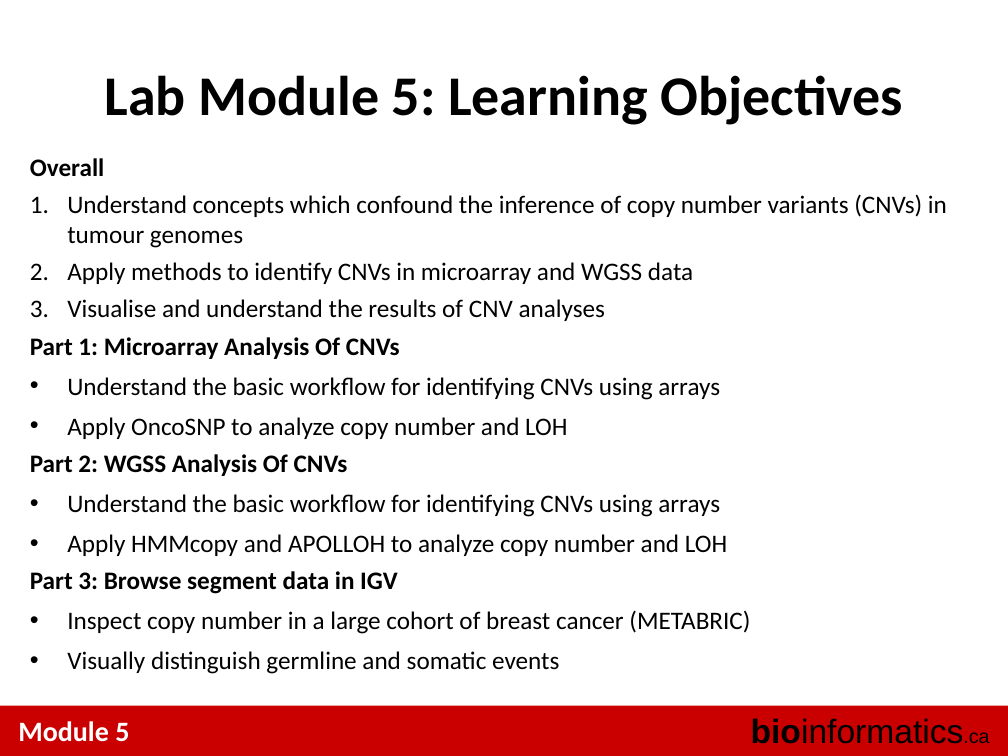
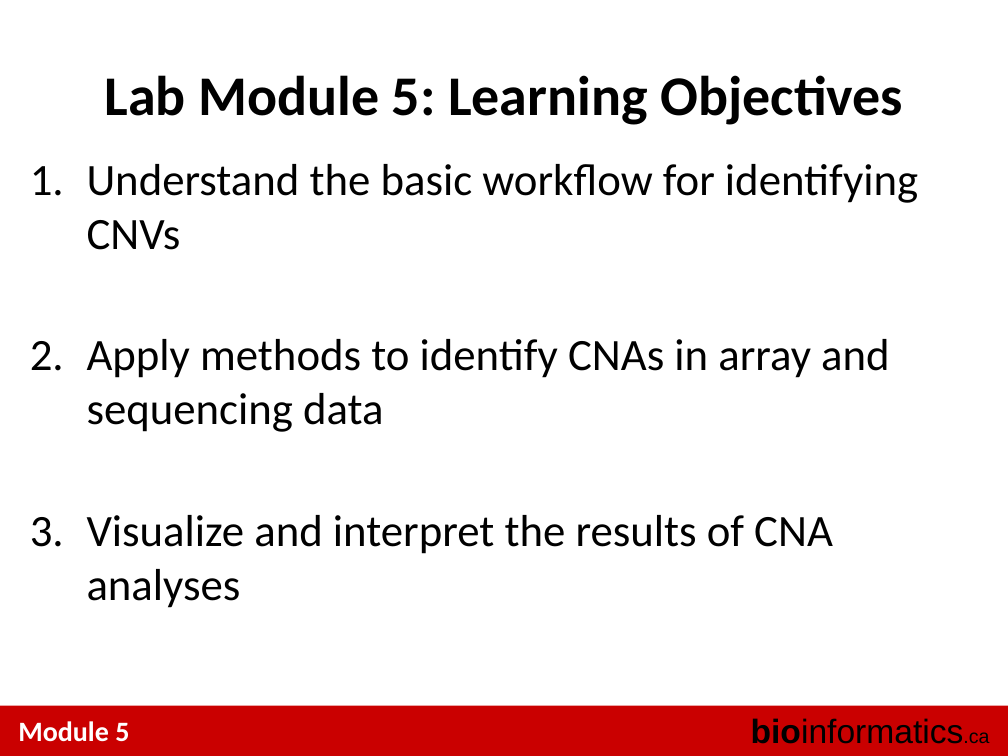
Before and after one commit to tinyheero/BICG-2016, a slide deck: slide 4 of copy_number/content/BiCG_2014_Module5_Lab_shah.ppt. Drawn at 1008x756 pixels with LibreOffice and Linux fonts; fonts in the diff are those of the drawing. Boxes give left, top, right and bottom in pixels: in the first picture for what was removed or moved away, otherwise in the second. Text is boxed around its words. In the diff, an @@ line names an element or a change of style, - is before the commit and + after.

```diff
--- a/copy_number/content/BiCG_2014_Module5_Lab_shah.ppt
+++ b/copy_number/content/BiCG_2014_Module5_Lab_shah.ppt
@@ text at box(87, 164, 918, 608): text changed; size 18 to 32 pt @@
-Overall
-1. Understand concepts which confound the inference of copy number variants (CNVs) in tumour genomes
-2. Apply methods to identify CNVs in microarray and WGSS data
-3. Visualise and understand the results of CNV analyses
-Part 1: Microarray Analysis Of CNVs
-• Understand the basic workflow for identifying CNVs using arrays
-• Apply OncoSNP to analyze copy number and LOH
-Part 2: WGSS Analysis Of CNVs
-• Understand the basic workflow for identifying CNVs using arrays
-• Apply HMMcopy and APOLLOH to analyze copy number and LOH
-Part 3: Browse segment data in IGV
-• Inspect copy number in a large cohort of breast cancer (METABRIC)
-• Visually distinguish germline and somatic events
+1. Understand the basic workflow for identifying CNVs
+2. Apply methods to identify CNAs in array and sequencing data
+3. Visualize and interpret the results of CNA analyses
```
Also in this commit, not shown: 13 other slides changed, 5 slides added, 18 slides removed.
